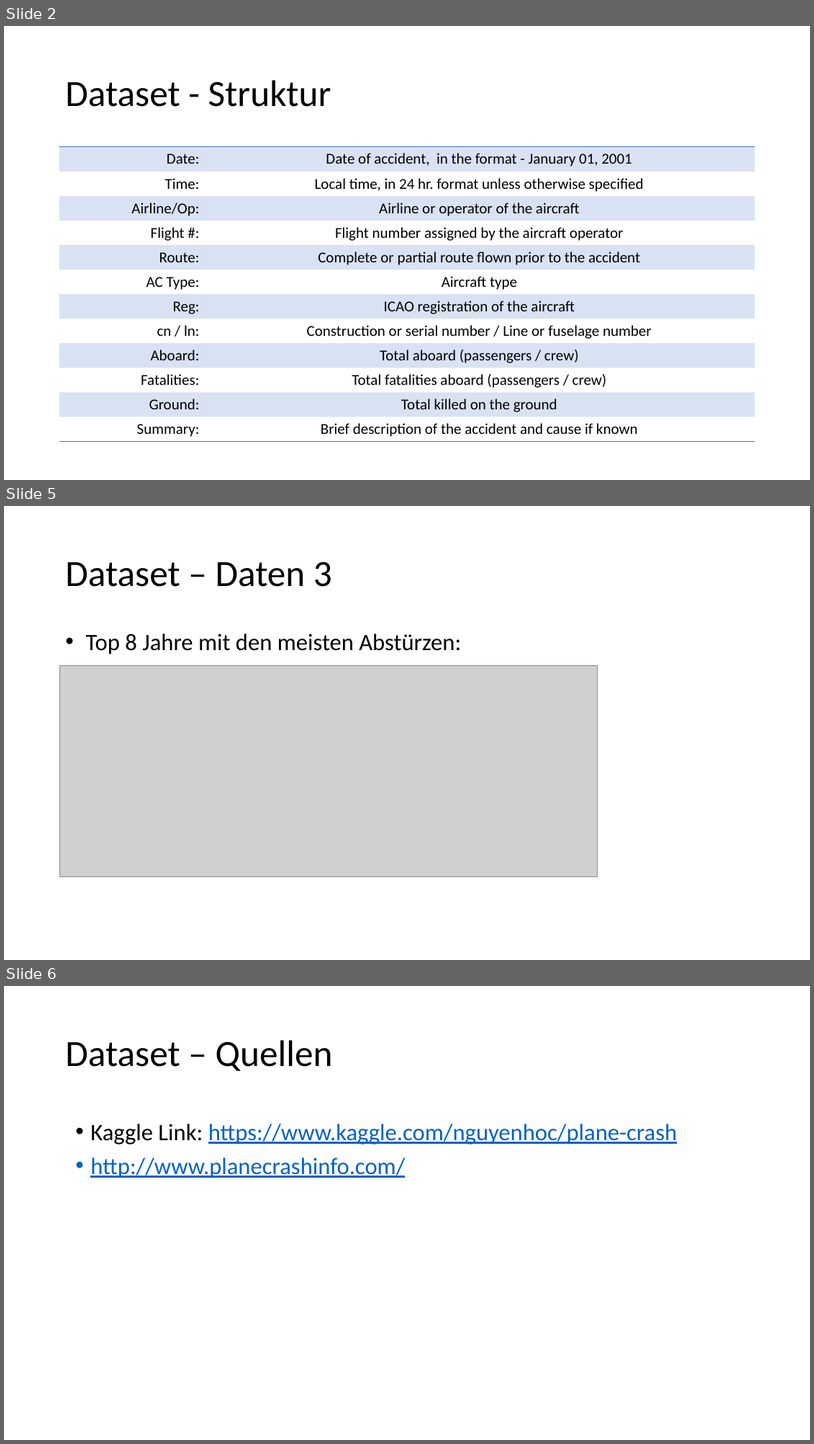
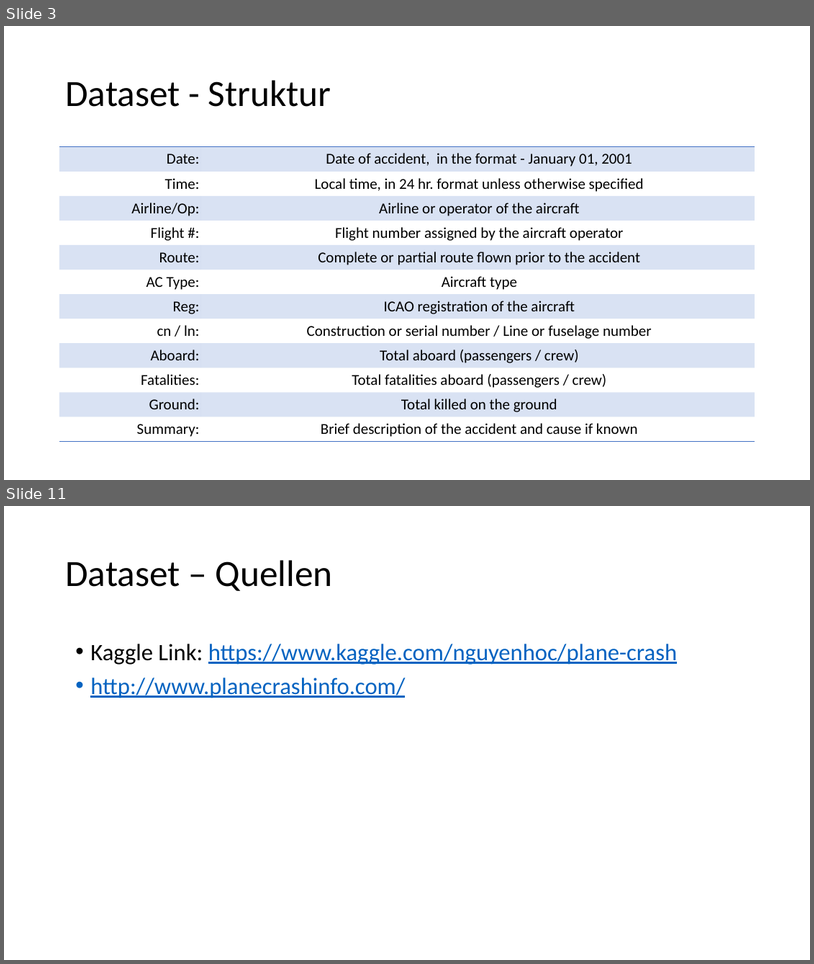
Before and after one commit to nojetlag/CASINFE18_BigData, a slide deck: Historical Plane Crashes/Präsentation/Leistungsnachweis BigData Plane Crashes.pptx. Shown one above the other, each under a label of ours: slides 2, 5 and 6 before the commit, slides 3 and 11 after it; the slides between them are not shown. The pictures are 814x1444 and 814x964 pixels, drawn with LibreOffice and Linux fonts; fonts in the diff are those of the drawing; grey boxes stand for pictures. Boxes give left, top, right and bottom in pixels: in the first picture for what was removed or moved away, otherwise in the second. Text is boxed around its words. In the diff, an @@ line names an element or a change of style, - is before the commit and + after.

```diff
--- a/Historical Plane Crashes/Präsentation/Leistungsnachweis BigData Plane Crashes.pptx
+++ b/Historical Plane Crashes/Präsentation/Leistungsnachweis BigData Plane Crashes.pptx
@@ slide 5 removed at (4,506,810,960), background #FFFFFF @@
@@ title removed at (65,561,332,587) @@
-Dataset – Daten 3
@@ text removed at (86,633,461,654) @@
-• Top 8 Jahre mit den meisten Abstürzen:
@@ picture removed at (59,665,598,876) @@
@@ what was slide 2 is now slide 3 @@
@@ what was slide 6 is now slide 11 @@
```
Also in this commit, not shown: 1 slide changed, 7 slides added, 1 other slide removed, 1 other file.
